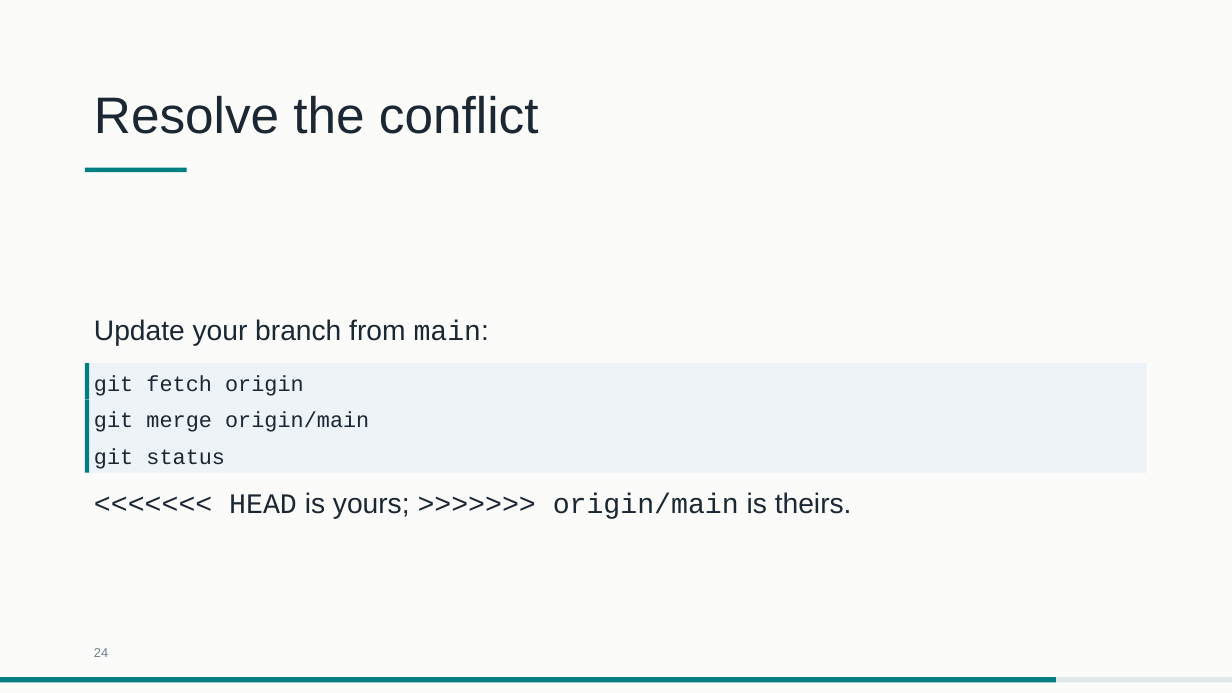
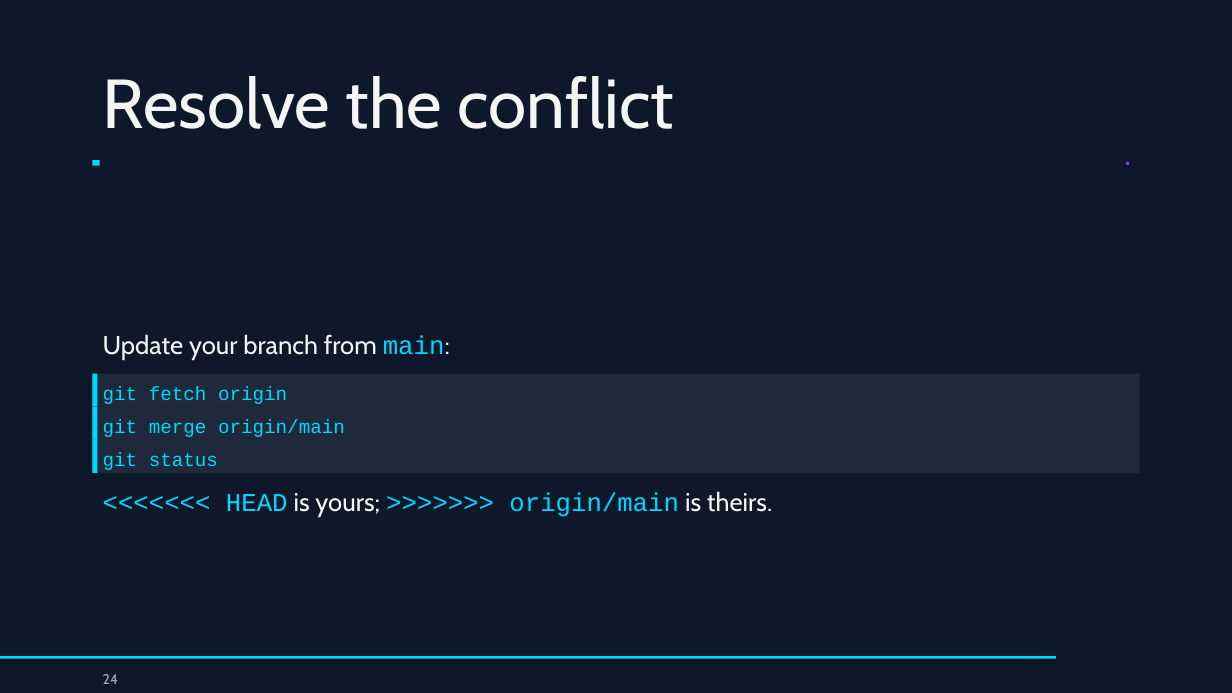
Before and after one commit to drweihungpan-lab/3R-teaching, a slide deck: slide 24 of materials/slides/session-1.pptx. Drawn at 1232x693 pixels with LibreOffice and Linux fonts; fonts in the diff are those of the drawing. Boxes give left, top, right and bottom in pixels: in the first picture for what was removed or moved away, otherwise in the second. Text is boxed around its words. In the diff, an @@ line names an element or a change of style, - is before the commit and + after.

```diff
--- a/materials/slides/session-1.pptx
+++ b/materials/slides/session-1.pptx
@@ background #FBFBF9 to #0F172A @@
@@ text "Resolve the conflict": place and size @@
-text "Resolve the conflict" at (94,95,539,134)
+text "Resolve the conflict" at (103,76,674,129)
@@ text "Resolve the conflict" at (103,76,674,129): size 40 to 54 pt, font Arial to Cabin, text colour #1B2733 to #F5F5F5; line spacing 50pt to 60pt @@
@@ fill #007F82 to #00D9FF in 4 elements at (92,440,98,473), (92,407,98,440), (92,373,98,407), (92,160,100,165) @@
@@ rectangle: place and size @@
-rectangle at (85,167,187,172)
+rectangle at (92,160,100,165)
@@ ellipse added at (1126,162,1129,165), fill #7C3AED @@
@@ text "Update your branch from main:": place and size @@
-text "Update your branch from main:" at (94,319,489,346)
+text "Update your branch from main:" at (103,334,450,360)
@@ text "Update your branch from main:" at (103,334,450,360): size 22 to 20 pt; font Arial to Cabin, text colour #1B2733 to #F5F5F5 in "Update your branch from main:"; text colour #1B2733 to #00D9FF in "main:"; line spacing 33pt to 30pt @@
@@ rectangle "git fetch origin" at (92,373,1140,407): size 17 to 15 pt, text colour #1B2733 to #00D9FF; line spacing 22.4pt to 19.8pt; fill #EDF3F6 to #1E293B @@
@@ rectangle "git fetch origin": place and size @@
-rectangle "git fetch origin" at (85,363,1147,400)
+rectangle "git fetch origin" at (92,373,1140,407)
@@ rectangle: place and size @@
-rectangle at (85,363,89,400)
+rectangle at (92,373,98,407)
@@ text "git merge origin/main": place and size @@
-text "git merge origin/main" at (94,412,369,432)
+text "git merge origin/main" at (103,419,345,437)
@@ text "git merge origin/main" at (103,419,345,437): size 17 to 15 pt, text colour #1B2733 to #00D9FF; line spacing 22.4pt to 19.8pt @@
@@ rectangle: place and size @@
-rectangle at (85,399,89,436)
+rectangle at (92,407,98,440)
@@ rectangle "git status": place and size @@
-rectangle "git status" at (85,436,1147,473)
+rectangle "git status" at (92,440,1140,473)
@@ rectangle "git status" at (92,440,1140,473): size 17 to 15 pt, text colour #1B2733 to #00D9FF; line spacing 22.4pt to 19.8pt; fill #EDF3F6 to #1E293B @@
@@ rectangle: place and size @@
-rectangle at (85,436,89,473)
+rectangle at (92,440,98,473)
@@ text "<<<<<<< HEAD is yours; >>>>>>> ..." at (226,491,772,517): size 22 to 20 pt; font Arial to Cabin, text colour #1B2733 to #F5F5F5 in "is yours; is theirs."; text colour #1B2733 to #00D9FF in "<<<<<<< HEAD >>>>>>> origin/main"; line spacing 33pt to 30pt @@
@@ rectangle: place and size @@
-rectangle at (0,677,1056,683)
+rectangle at (0,656,1056,659)
@@ rectangle at (0,656,1056,659): fill #007F82 to #00D9FF; shadow on @@
@@ rectangle removed at (0,677,1232,683) @@
@@ text "24": place and size @@
-text "24" at (94,648,108,657)
+text "24" at (103,674,118,684)
@@ text "24" at (103,674,118,684): size 10 to 11 pt, font Arial to Cabin, text colour #6E7F8D to #A0A8B8; line spacing 13.2pt to 14.5pt @@
```
Also in this commit, not shown: 27 other slides changed, 2 other files.
